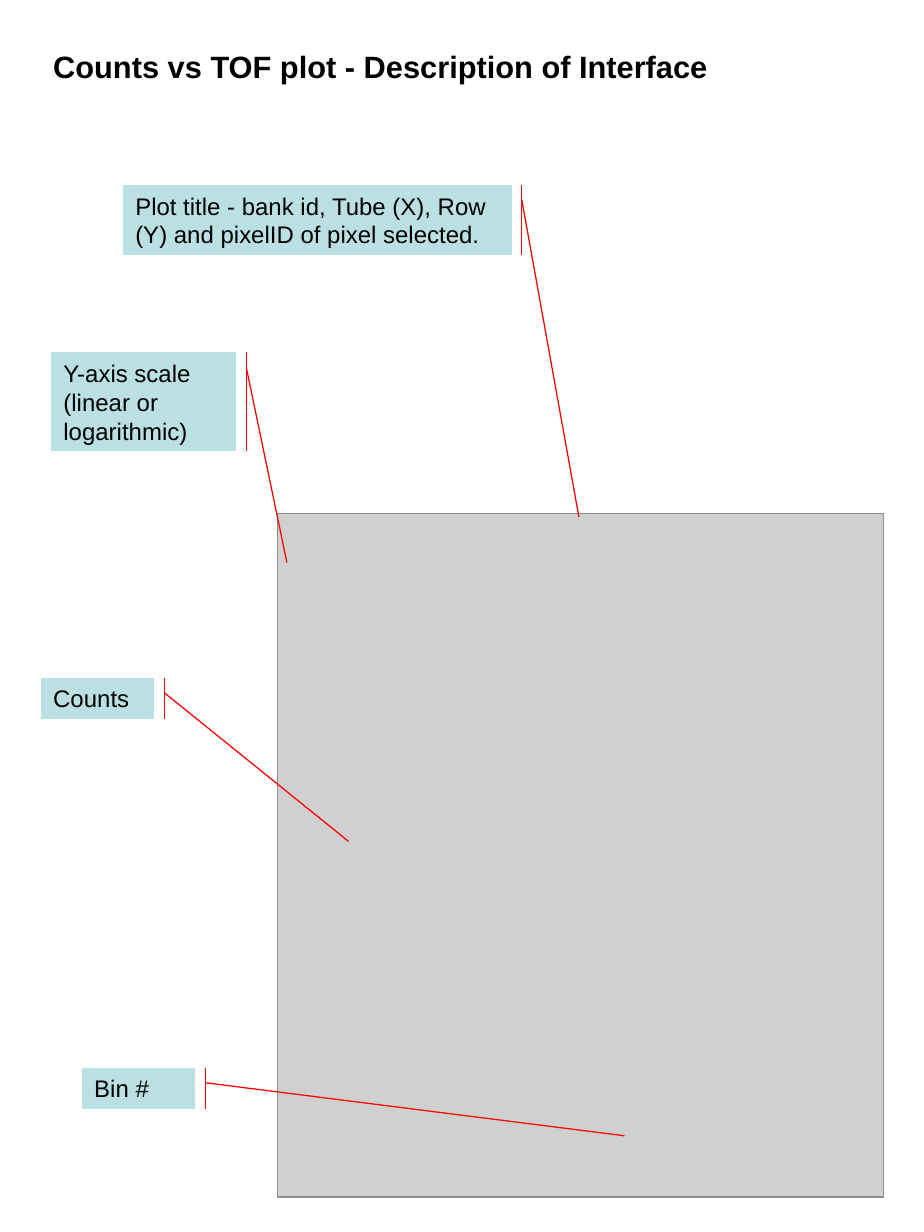
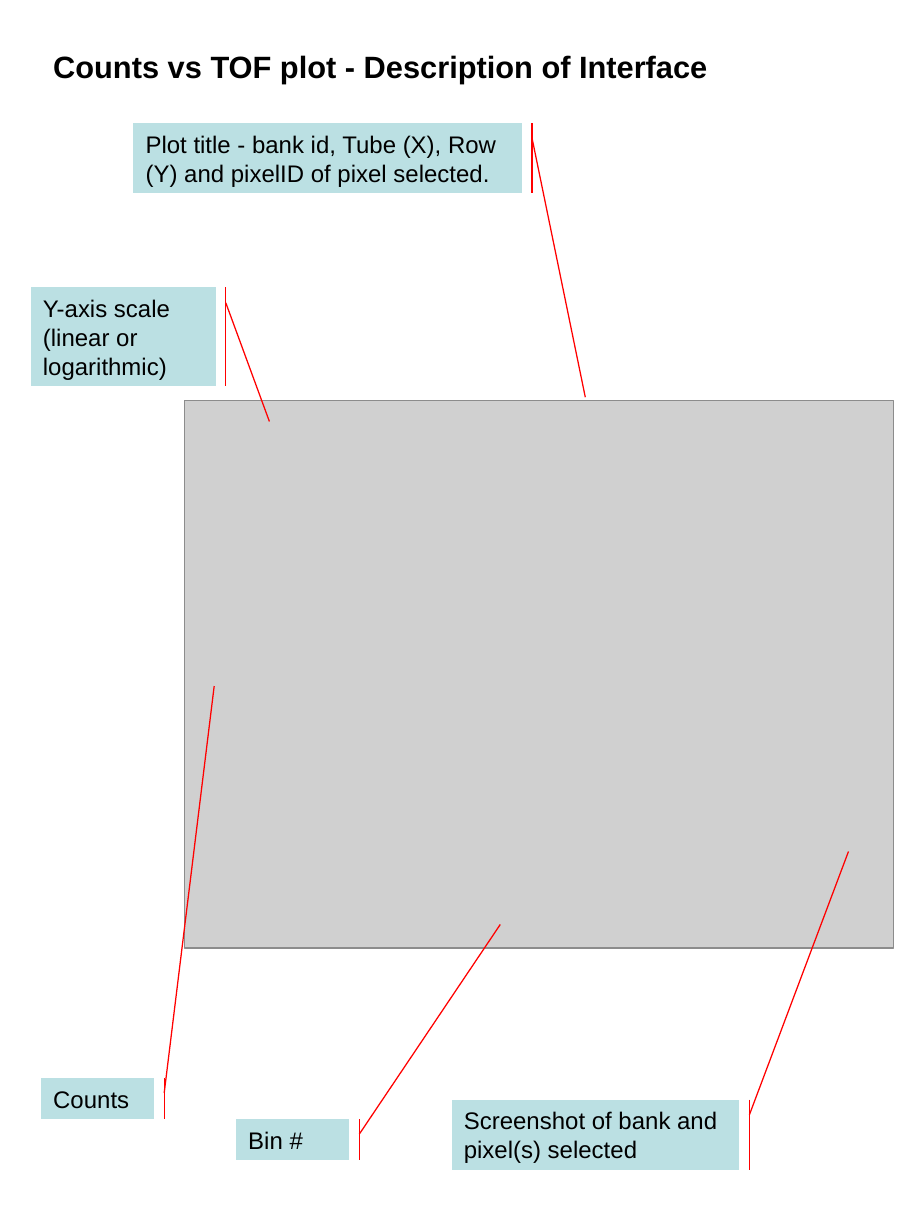
Before and after one commit to ornl-ndav/IdlGui, a slide deck: slide 23 of 1.0/doc/plotARCS_manual.ppt (slide 22 before the commit). Drawn at 924x1232 pixels with LibreOffice and Linux fonts; fonts in the diff are those of the drawing; grey boxes stand for pictures. Boxes give left, top, right and bottom in pixels: in the first picture for what was removed or moved away, otherwise in the second. Text is boxed around its words. In the diff, an @@ line names an element or a change of style, - is before the commit and + after.

```diff
--- a/1.0/doc/plotARCS_manual.ppt
+++ b/1.0/doc/plotARCS_manual.ppt
@@ freeform shape "Plot title - bank id, ...": place and size @@
-freeform shape "Plot title - bank id, ..." at <box>123,185,511,255</box>
+freeform shape "Plot title - bank id, ..." at <box>133,123,521,193</box>
@@ freeform shape "Y-axis scale (linear or logarithmic)": place and size @@
-freeform shape "Y-axis scale (linear or logarithmic)" at <box>52,352,237,451</box>
+freeform shape "Y-axis scale (linear or logarithmic)" at <box>31,287,216,386</box>
@@ picture: place and size @@
-picture at <box>277,514,883,1198</box>
+picture at <box>185,400,893,949</box>
@@ freeform shape "Counts": place and size @@
-freeform shape "Counts" at <box>41,678,154,719</box>
+freeform shape "Counts" at <box>41,1078,154,1120</box>
@@ freeform shape added at <box>452,1100,739,1170</box>, fill #BBE0E3, outline #FF0000 0.74 pt, 14 pt, text #000000 @@
+Screenshot of bank and pixel(s) selected
@@ freeform shape "Bin #": place and size @@
-freeform shape "Bin #" at <box>83,1068,196,1110</box>
+freeform shape "Bin #" at <box>237,1119,350,1161</box>
```
Also in this commit, not shown: 5 other slides changed, 1 slide added.
